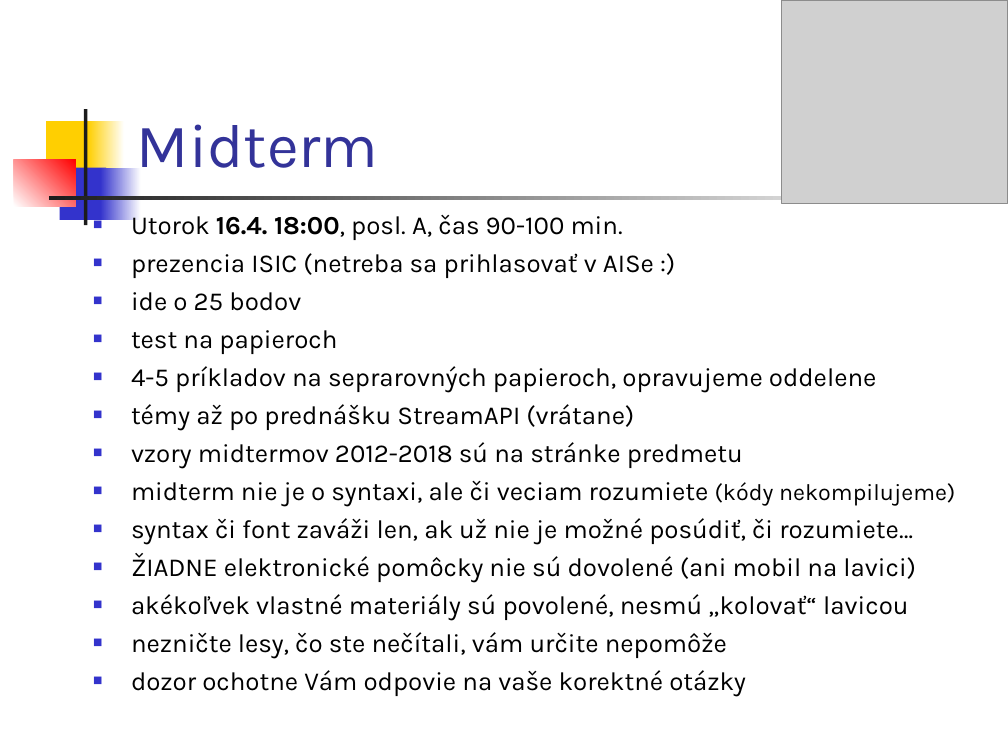
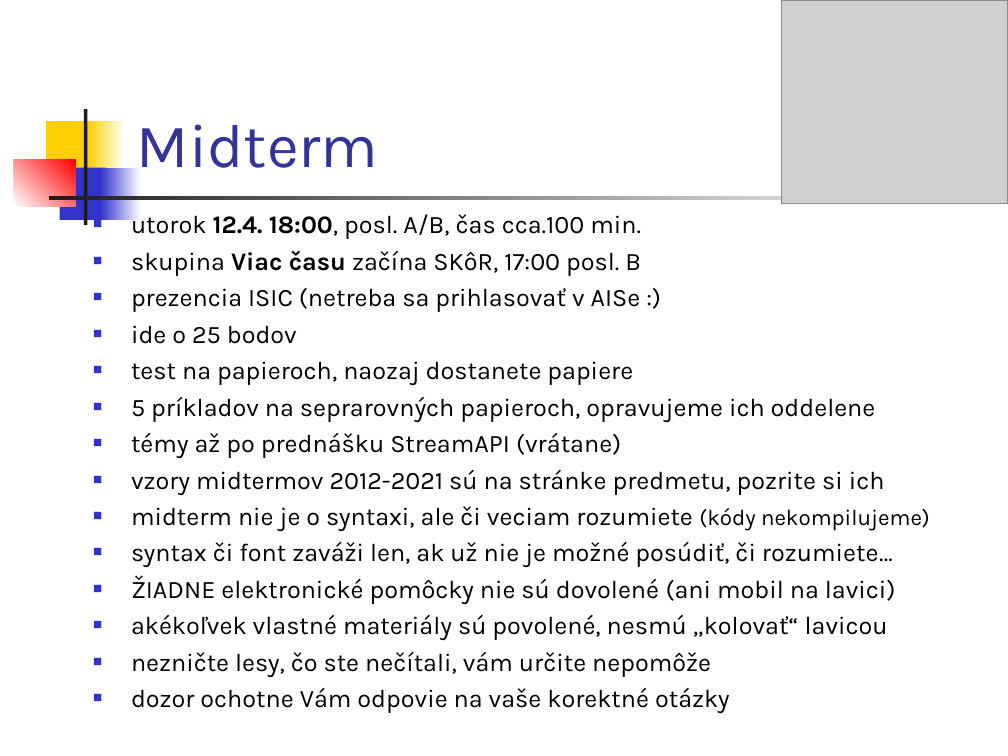
Before and after one commit to Programovanie4/Prednasky, a slide deck: slide 1 of 08/08_java_intro.ppt. Drawn at 1008x756 pixels with LibreOffice and Linux fonts; fonts in the diff are those of the drawing; grey boxes stand for pictures. Boxes give left, top, right and bottom in pixels: in the first picture for what was removed or moved away, otherwise in the second. Text is boxed around its words. In the diff, an @@ line names an element or a change of style, - is before the commit and + after.

```diff
--- a/08/08_java_intro.ppt
+++ b/08/08_java_intro.ppt
@@ text at [131, 210, 641, 276]: text changed; size 18.5 to 18 pt @@
-■ Utorok 16.4. 18:00, posl. A, čas 90-100 min.
+■ utorok 12.4. 18:00, posl. A/B, čas cca.100 min.
+■ skupina Viac času začína SKôR, 17:00 posl. B
@@ text at [131, 288, 930, 714]: size 18.5 to 18 pt in "prezencia ISIC (netreba sa prihlasovať v AISe ...", "ide o 25 bodov", "témy až po prednášku StreamAPI (vrátane)", "midterm nie je o syntaxi, ale či ..." and 5 more places; size 16.6 to 16 pt in "(kódy nekompilujeme)" @@
@@ text at [131, 361, 876, 422]: text changed; size 18.5 to 18 pt @@
-■ test na papieroch
-■ 4-5 príkladov na seprarovných papieroch, opravujeme oddelene
+■ test na papieroch, naozaj dostanete papiere
+■ 5 príkladov na seprarovných papieroch, opravujeme ich oddelene
@@ text at [131, 470, 885, 495]: text changed; size 18.5 to 18 pt @@
-■ vzory midtermov 2012-2018 sú na stránke predmetu
+■ vzory midtermov 2012-2021 sú na stránke predmetu, pozrite si ich
```
Also in this commit, not shown: 5 other files.
